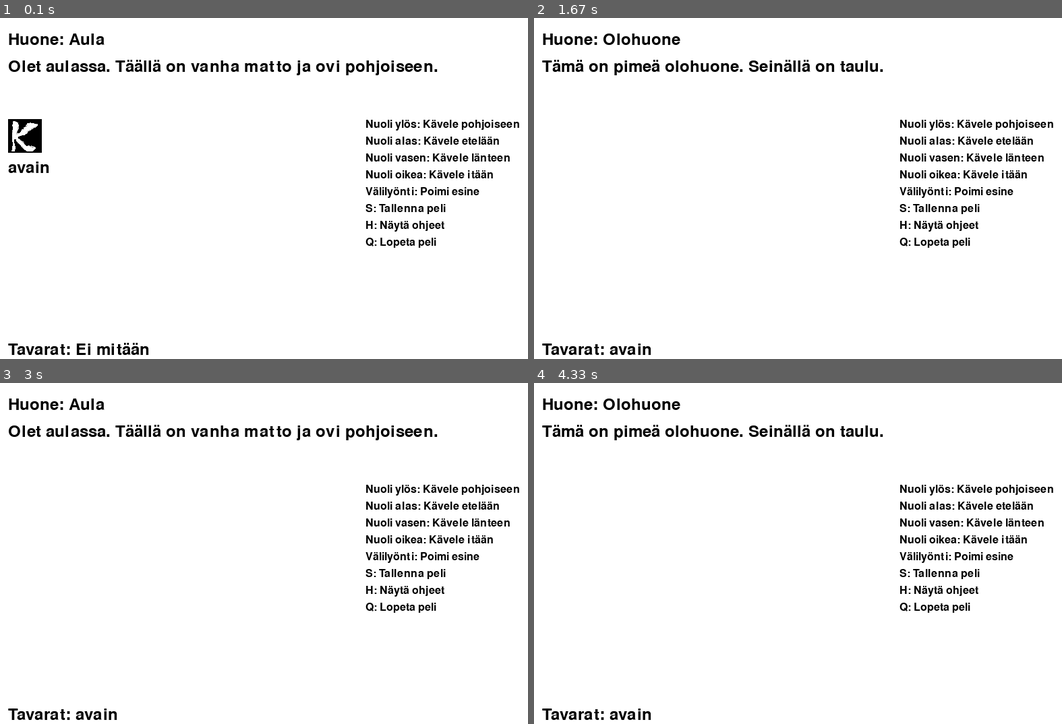
Above: before the commit, frames 1-4 (two rows, left to right).
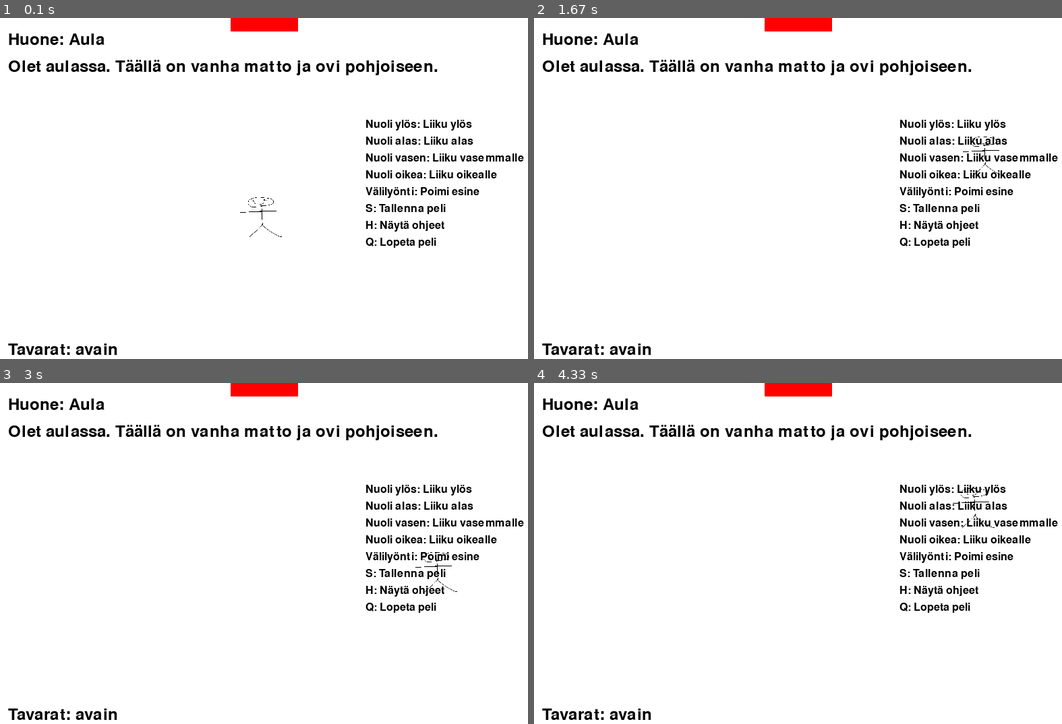
Above: after the commit, the same moments.

Repository: epe129/python
Game: pygame game, started from seikkailupeli/src/pygame_game.py
Same seed, same stepped clock (60 frames per second), same inputs: the game is played once before the commit and once after it.
Inputs:
- Up to frame 1 (0.1 s): no input
- Up to frame 2 (1.67 s): hold Space 0.33-0.8 s; hold Right 0.33-0.8 s; hold Right 0.83-1.3 s; hold Up 1.33-1.63 s
- Up to frame 3 (3 s): hold Right 1.67-2.13 s; hold Left 2.17-2.7 s; hold Down from 2.73 s (still down)
- Up to frame 4 (4.33 s): release Down at 3.03 s; hold Left 3.07-3.47 s; hold Up 3.5-3.87 s; hold Right from 3.9 s (still down)

The runs differ from the first frame. In frame 1, 2.4% of the frame differs, in the area x 1-100%, y 0-99%; in frame 2, 3.2%, in the area x 1-100%, y 0-48%; in frame 3, 1.5%; in frame 4, 3.2%.

Commit message:
peliin lisää muutoksia

Diff:
--- a/seikkailupeli/save.json
+++ b/seikkailupeli/save.json
@@ -1 +1 @@
-{"current_room": "Aula", "inventory": [], "rooms": {"Aula": ["avain"], "Olohuone": []}}
+{"current_room": "Aula", "inventory": ["avain"], "rooms": {"Aula": [], "Olohuone": [], "Keitti\u00f6": []}}
--- a/seikkailupeli/src/game_engine.py
+++ b/seikkailupeli/src/game_engine.py
@@ -2,11 +2,12 @@
 import os
 
 class Room:
-    def __init__(self, name, description, exits, items=None):
+    def __init__(self, name, description, exits, items=None, locked_exits=None):
         self.name = name
         self.description = description
         self.exits = exits  # esim. {"pohjoinen": "Olohuone"}
         self.items = items or []
+        self.locked_exits = locked_exits or {}  # Lukitut ovet {"pohjoinen": "avain"}
 
     def describe(self):
         return f"{self.description}\nNäet: {', '.join(self.items) if self.items else 'ei mitään erityistä.'}"
@@ -26,8 +27,23 @@
 
     def load_world(self):
         return {
-            "Aula": Room("Aula", "Olet aulassa. Täällä on vanha matto ja ovi pohjoiseen.", {"pohjoinen": "Olohuone"}, items=["avain"]),
-            "Olohuone": Room("Olohuone", "Tämä on pimeä olohuone. Seinällä on taulu.", {"etelä": "Aula"})
+            "Aula": Room(
+                "Aula",
+                "Olet aulassa. Täällä on vanha matto ja ovi pohjoiseen.",
+                {"pohjoinen": "Olohuone"},
+                items=["avain"],
+                locked_exits={"pohjoinen": "avain"}
+            ),
+            "Olohuone": Room(
+                "Olohuone",
+                "Tämä on pimeä olohuone. Seinällä on taulu ja ovi itään.",
+                {"etelä": "Aula", "itä": "Keittiö"}
+            ),
+            "Keittiö": Room(
+                "Keittiö",
+                "Olet keittiössä. Täällä on pöytä ja ovi länteen.",
+                {"länsi": "Olohuone"}
+            )
         }
 
     def process_command(self, command):
@@ -60,17 +76,21 @@
             return f"Poimit: {target}"
 
         elif verb == "kävele" and target in room.exits:
-            self.player.current_room = room.exits[target]
-            return f"Siirryit huoneeseen: {self.player.current_room}"
+            if target in room.locked_exits:
+                required_item = room.locked_exits[target]
+                if required_item in self.player.inventory:
+                    del room.locked_exits[target]  # Poista lukitus
+                    self.player.current_room = room.exits[target]
+                    return f"Avasit oven ja siirryit huoneeseen: {self.player.current_room}"
+                else:
+                    return f"Ovi on lukossa. Tarvitset: {required_item}"
+            else:
+                self.player.current_room = room.exits[target]
+                return f"Siirryit huoneeseen: {self.player.current_room}"
 
         elif verb == "avaa":
-            # Esimerkkinä: oven avaaminen
-            if target == "ovi" and self.player.current_room == "Aula" and "avain" in self.player.inventory:
-                return "Avaat oven ja pääset olohuoneeseen!"
-            elif target == "ovi" and self.player.current_room == "Aula":
-                return "Ovi on lukossa. Tarvitset avaimen."
-            else:
-                return "Et voi avata sitä."
+            if target == "ovi" and self.player.current_room in self.rooms:
+                return "Käytä kävele-komentoa avataksesi oven."
 
         elif verb in ("tallenna",):
             self.save()
--- a/seikkailupeli/src/pygame_game.py
+++ b/seikkailupeli/src/pygame_game.py
@@ -24,12 +24,16 @@
 # Kuvien koko
 IMAGE_SIZE = (50, 50)
 
+# Hahmon kuva
+PLAYER_IMAGE = "assets/sprites/peliukkeli.png"
+PLAYER_SIZE = (80, 80)  # Skaalataan hahmo hieman suuremmaksi
+
 # Näppäinkomennot
 KEY_COMMANDS = [
-    "Nuoli ylös: Kävele pohjoiseen",
-    "Nuoli alas: Kävele etelään",
-    "Nuoli vasen: Kävele länteen",
-    "Nuoli oikea: Kävele itään",
+    "Nuoli ylös: Liiku ylös",
+    "Nuoli alas: Liiku alas",
+    "Nuoli vasen: Liiku vasemmalle",
+    "Nuoli oikea: Liiku oikealle",
     "Välilyönti: Poimi esine",
     "S: Tallenna peli",
     "H: Näytä ohjeet",
@@ -49,6 +53,12 @@
 
         # Lataa ja skaalaa kuvat
         self.item_images = {item: pygame.transform.scale(pygame.image.load(path), IMAGE_SIZE) for item, path in ITEM_IMAGES.items()}
+        self.player_image = pygame.transform.scale(pygame.image.load(PLAYER_IMAGE), PLAYER_SIZE)  # Lataa ja skaalaa hahmon kuva
+
+        # Pelaajan sijainti (aloitetaan huoneen keskeltä)
+        self.player_x = SCREEN_WIDTH // 2 - PLAYER_SIZE[0] // 2
+        self.player_y = SCREEN_HEIGHT // 2 - PLAYER_SIZE[1] // 2
+        self.player_speed = 5  # Pelaajan liikkumisnopeus
 
     def draw_text(self, text, x, y, color=BLACK, font=None):
         if font is None:
@@ -72,6 +82,30 @@
                 self.screen.blit(self.item_images[item], (x, y))
                 self.draw_text(item, x, y + IMAGE_SIZE[1] + 10, BLACK)
 
+    def draw_doors(self):
+        room = self.game.rooms[self.game.player.current_room]
+        door_color = (0, 0, 255)  # Sininen ovi
+        locked_door_color = (255, 0, 0)  # Punainen lukittu ovi
+
+        # Piirrä ovet huoneen reunoille
+        for direction, next_room in room.exits.items():
+            if direction == "pohjoinen":
+                color = locked_door_color if direction in room.locked_exits else door_color
+                pygame.draw.rect(self.screen, color, (SCREEN_WIDTH // 2 - 50, 0, 100, 20))
+            elif direction == "etelä":
+                color = locked_door_color if direction in room.locked_exits else door_color
+                pygame.draw.rect(self.screen, color, (SCREEN_WIDTH // 2 - 50, SCREEN_HEIGHT - 20, 100, 20))
+            elif direction == "itä":
+                color = locked_door_color if direction in room.locked_exits else door_color
+                pygame.draw.rect(self.screen, color, (SCREEN_WIDTH - 20, SCREEN_HEIGHT // 2 - 50, 20, 100))
+            elif direction == "länsi":
+                color = locked_door_color if direction in room.locked_exits else door_color
+                pygame.draw.rect(self.screen, color, (0, SCREEN_HEIGHT // 2 - 50, 20, 100))
+
+    def draw_player(self):
+        # Piirrä pelaajan hahmo
+        self.screen.blit(self.player_image, (self.player_x, self.player_y))
+
     def draw_inventory(self):
         inventory_text = f"Tavarat: {', '.join(self.game.player.inventory) if self.game.player.inventory else 'Ei mitään'}"
         self.draw_text(inventory_text, 20, SCREEN_HEIGHT - 120)
@@ -92,30 +126,48 @@
             elif event.key == pygame.K_s:  # Tallenna peli
                 self.game.save()
                 print("Peli tallennettu.")
-            elif event.key == pygame.K_UP:  # Kävele pohjoiseen
-                result = self.game.process_command("kävele pohjoinen")
-                print(result)
-            elif event.key == pygame.K_DOWN:  # Kävele etelään
-                result = self.game.process_command("kävele etelä")
-                print(result)
-            elif event.key == pygame.K_LEFT:  # Kävele länteen
-                result = self.game.process_command("kävele länsi")
-                print(result)
-            elif event.key == pygame.K_RIGHT:  # Kävele itään
-                result = self.game.process_command("kävele itä")
-                print(result)
             elif event.key == pygame.K_SPACE:  # Poimi esine
                 room = self.game.rooms[self.game.player.current_room]
                 if room.items:
                     result = self.game.process_command(f"poimi {room.items[0]}")
                     print(result)
 
+    def update_player_position(self, keys):
+        # Liikuta pelaajaa nuolinäppäimillä
+        if keys[pygame.K_UP]:
+            self.player_y -= self.player_speed
+        if keys[pygame.K_DOWN]:
+            self.player_y += self.player_speed
+        if keys[pygame.K_LEFT]:
+            self.player_x -= self.player_speed
+        if keys[pygame.K_RIGHT]:
+            self.player_x += self.player_speed
+
+        # Tarkista, ylittääkö hahmo ruudun reunan ja vaihda huonetta
+        if self.player_x < 0:  # Vasen reuna
+            self.player_x = SCREEN_WIDTH - PLAYER_SIZE[0]
+            print(self.game.process_command("kävele länsi"))
+        elif self.player_x + PLAYER_SIZE[0] > SCREEN_WIDTH:  # Oikea reuna
+            self.player_x = 0
+            print(self.game.process_command("kävele itä"))
+        elif self.player_y < 0:  # Yläreuna
+            self.player_y = SCREEN_HEIGHT - PLAYER_SIZE[1]
+            print(self.game.process_command("kävele pohjoinen"))
+        elif self.player_y + PLAYER_SIZE[1] > SCREEN_HEIGHT:  # Alareuna
+            self.player_y = 0
+            print(self.game.process_command("kävele etelä"))
+
     def run(self):
         while self.running:
             self.screen.fill(WHITE)
             self.draw_room()
+            self.draw_player()
             self.draw_inventory()
             self.draw_key_commands()
+            self.draw_doors()  # Piirrä ovet
+
+            keys = pygame.key.get_pressed()
+            self.update_player_position(keys)
 
             for event in pygame.event.get():
                 if event.type == pygame.QUIT:
Binary file added: seikkailupeli/assets/sprites/peliukkeli.png
